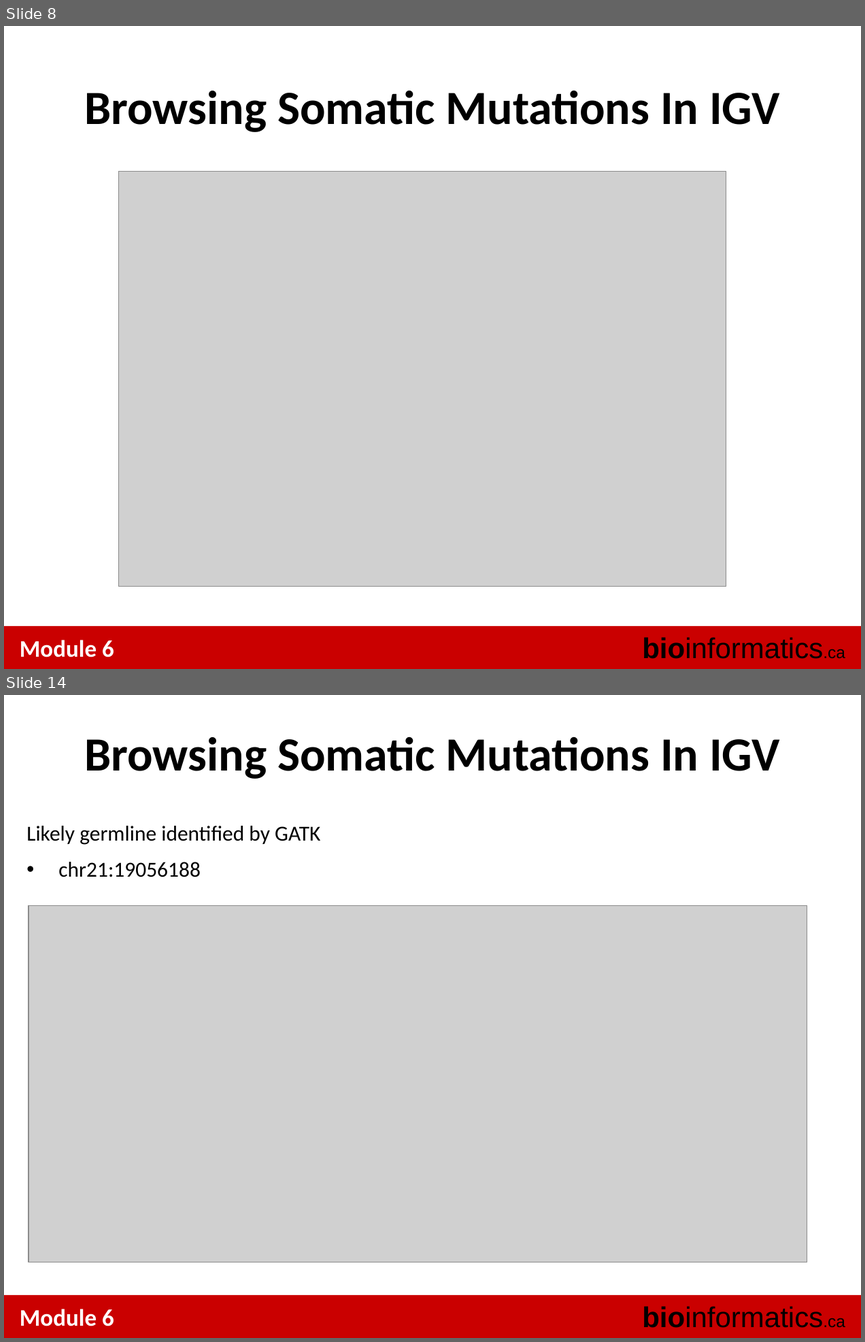
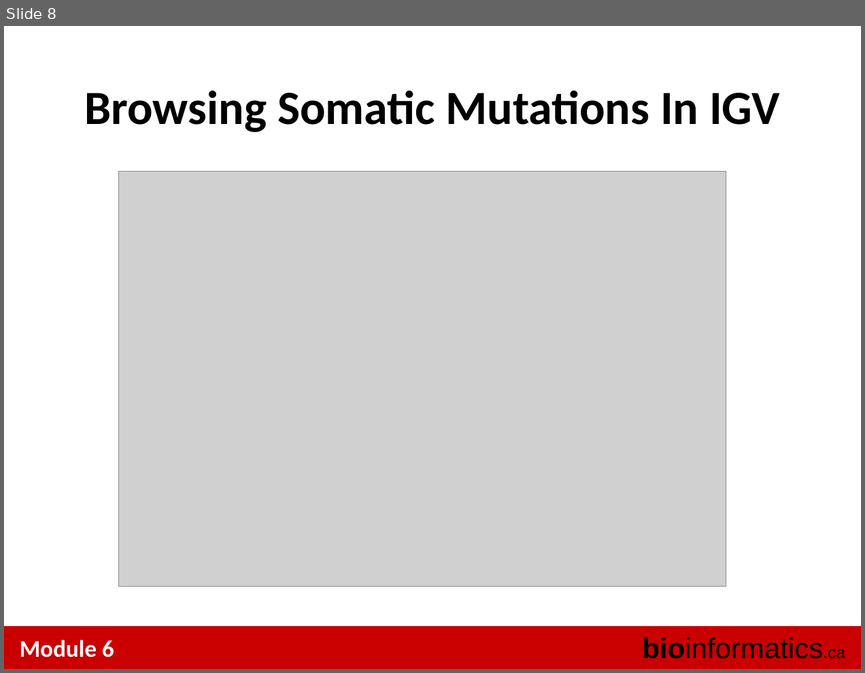
Before and after one commit to tinyheero/BICG-2016, a slide deck: snvs/content/BiCG_2014_Module6_Lab_shah.ppt. Shown one above the other, each under a label of ours: slides 8 and 14 before the commit, slide 8 after it; the slides between them are not shown. The pictures are 865x1342 and 865x673 pixels, drawn with LibreOffice and Linux fonts; fonts in the diff are those of the drawing; grey boxes stand for pictures. Boxes give left, top, right and bottom in pixels: in the first picture for what was removed or moved away, otherwise in the second. Text is boxed around its words. In the diff, an @@ line names an element or a change of style, - is before the commit and + after.

```diff
--- a/snvs/content/BiCG_2014_Module6_Lab_shah.ppt
+++ b/snvs/content/BiCG_2014_Module6_Lab_shah.ppt
@@ slide 14 removed at bbox=[4, 695, 861, 1338], background #FFFFFF; not listed: 3 template elements that a slide beside it also shows @@
@@ text removed at bbox=[84, 736, 780, 779] @@
-Browsing Somatic Mutations In IGV
@@ text removed at bbox=[26, 826, 320, 877] @@
-Likely germline identified by GATK
-• chr21:19056188
@@ picture removed at bbox=[28, 906, 807, 1262] @@
```
Also in this commit, not shown: 9 slides changed, 3 slides added, 5 other slides removed, 1 other file.
